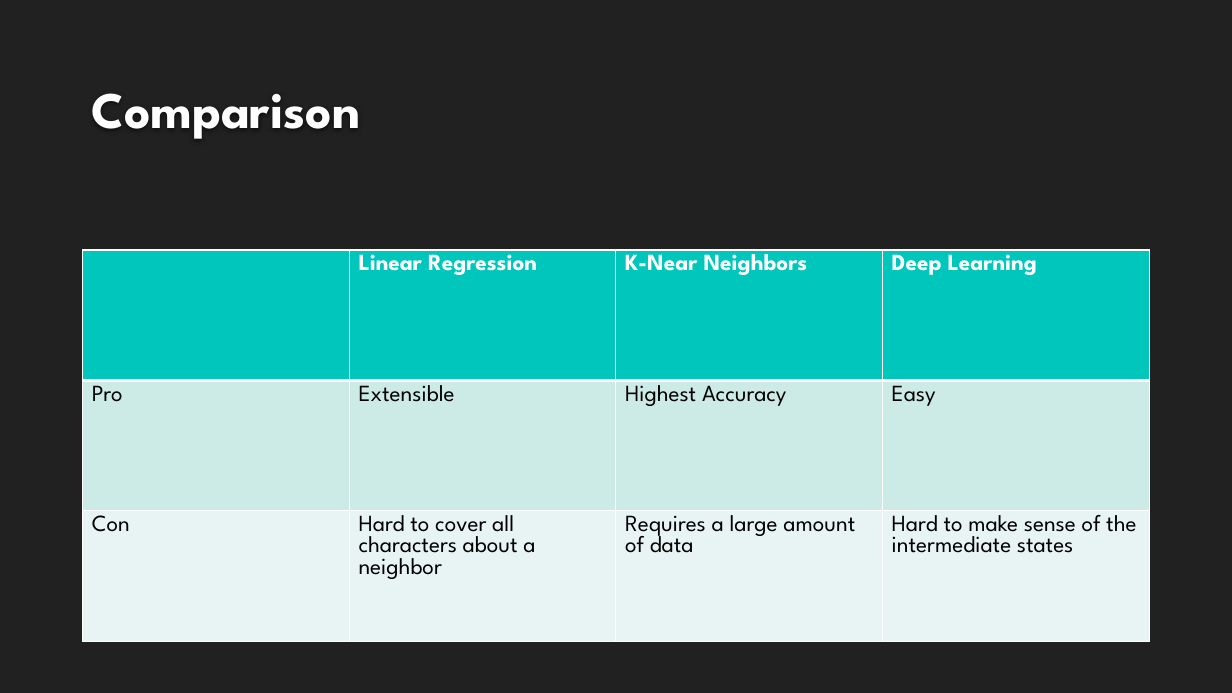
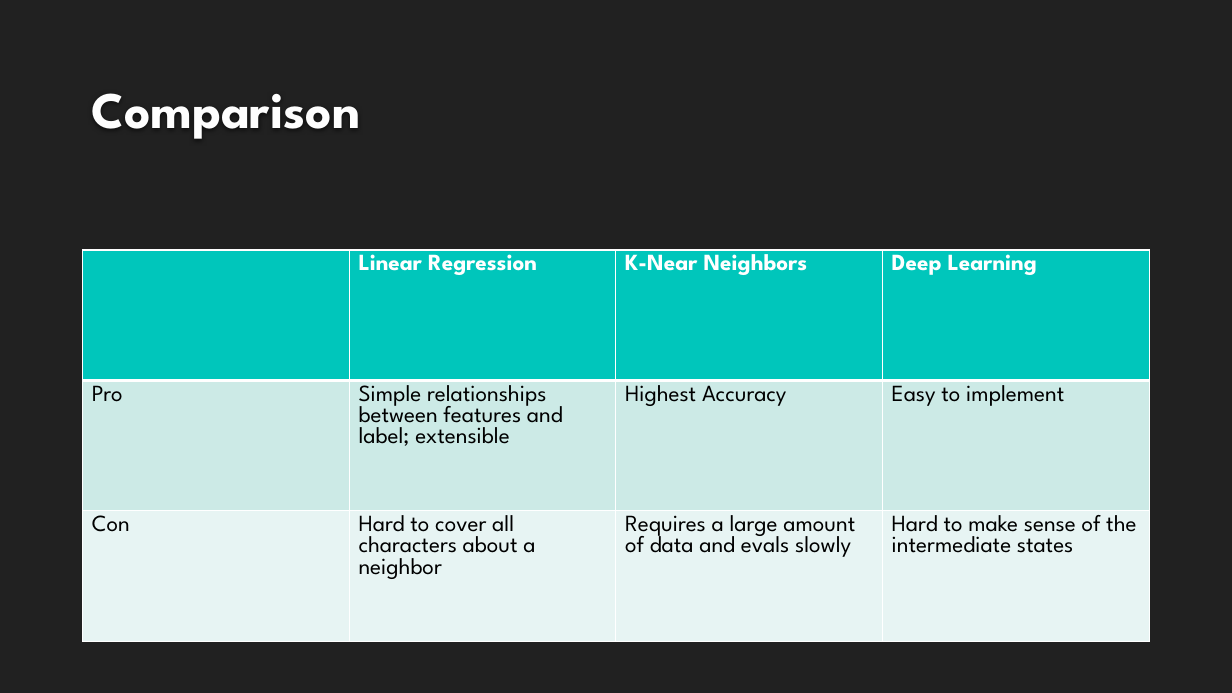
Before and after one commit to royli1013/15388_project, a slide deck: slide 7 of presentation.pptx. Drawn at 1232x693 pixels with LibreOffice and Linux fonts; fonts in the diff are those of the drawing; background and template pictures are left out. Boxes give left, top, right and bottom in pixels: in the first picture for what was removed or moved away, otherwise in the second. Text is boxed around its words. In the diff, an @@ line names an element or a change of style, - is before the commit and + after.

```diff
--- a/presentation.pptx
+++ b/presentation.pptx
@@ table at <box>83,250,1152,642</box> @@
-row 2, column 2: Extensible
+row 2, column 2: Simple relationships between features and label; extensible
-row 2, column 4: Easy
+row 2, column 4: Easy to implement
-row 3, column 3: Requires a large amount of data
+row 3, column 3: Requires a large amount of data and evals slowly
```
Also in this commit, not shown: 2 other slides changed, 6 other files.
